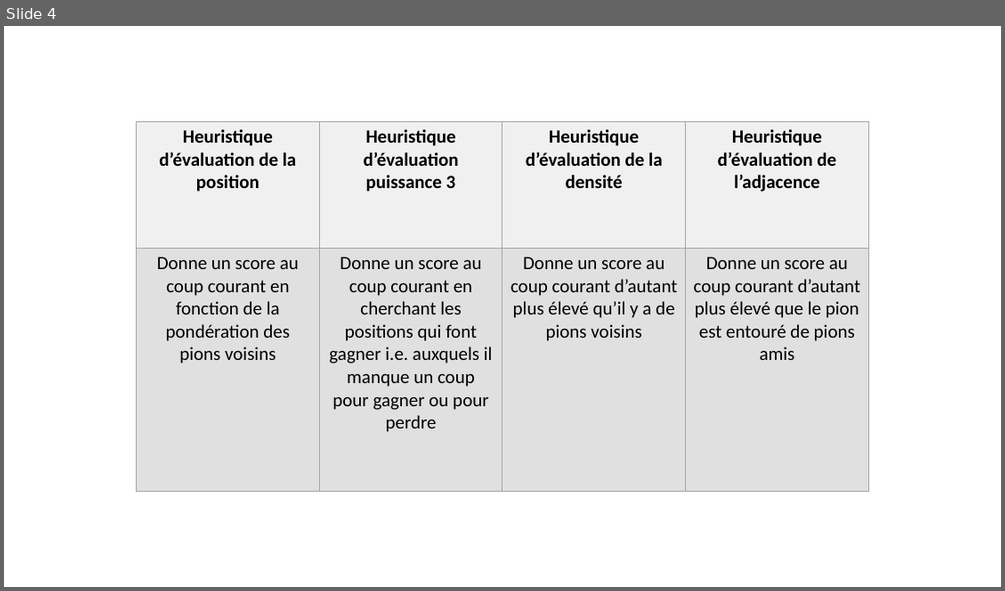
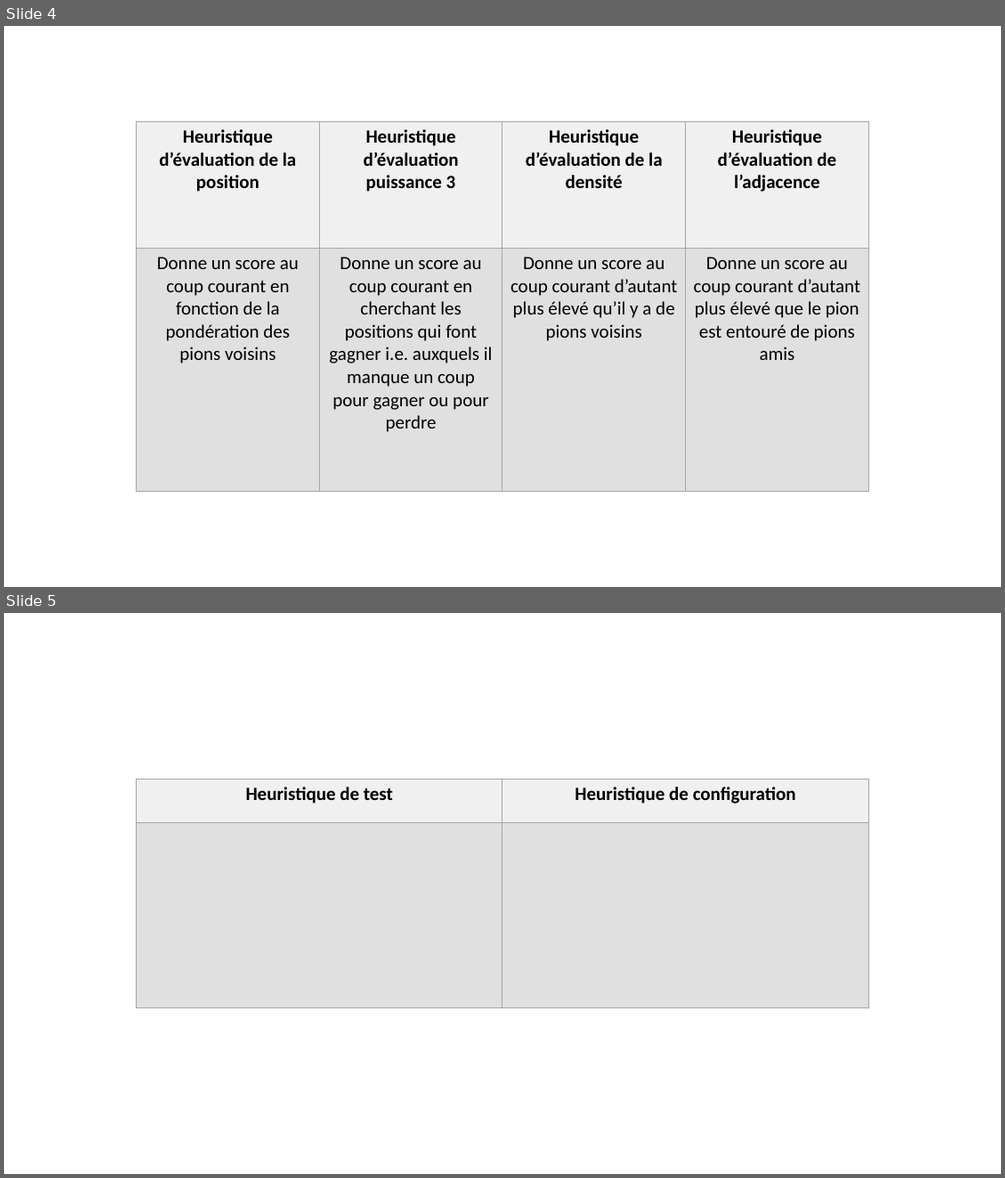
Before and after one commit to FloTrat/Puissance4Prolog, a slide deck: soutenanceH4132.pptx. Shown one above the other, each under a label of ours: slide 4 before the commit, slides 4 and 5 after it. The pictures are 1005x591 and 1005x1178 pixels, drawn with LibreOffice and Linux fonts; fonts in the diff are those of the drawing. Boxes give left, top, right and bottom in pixels: in the first picture for what was removed or moved away, otherwise in the second. Text is boxed around its words. In the diff, an @@ line names an element or a change of style, - is before the commit and + after.

```diff
--- a/soutenanceH4132.pptx
+++ b/soutenanceH4132.pptx
@@ slide 5 added at <box>4,613,1001,1174</box>, background #FFFFFF @@
@@ table added at <box>137,779,869,1008</box>, 2 rows, 2 columns @@
+Heuristique de test | Heuristique de configuration
+ | 
```
Also in this commit, not shown: 3 slides changed, 1 other slide added.
